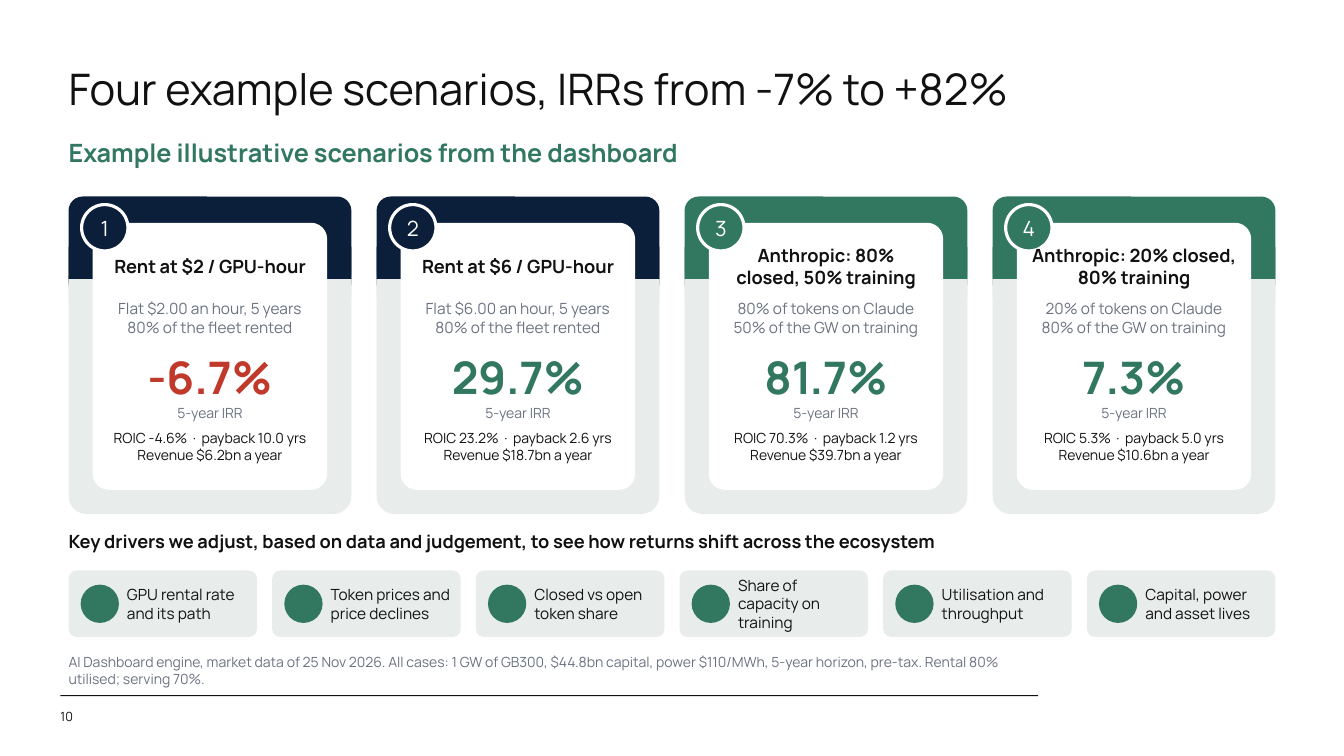
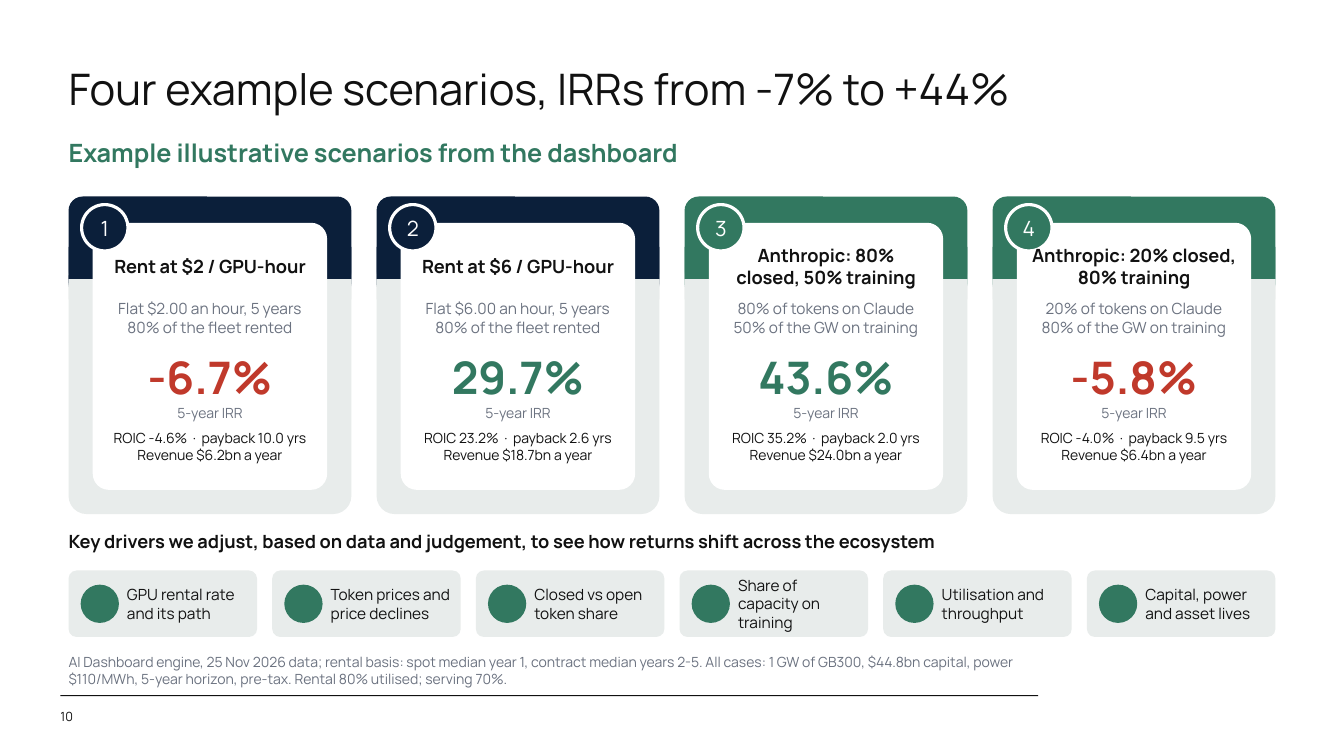
Before and after one commit to SystemCapital/AI-Dashboard, a slide deck: slide 10 of presentation/AI_Unit_Economics.pptx. Drawn at 1344x756 pixels with LibreOffice and Linux fonts; fonts in the diff are those of the drawing; background and template pictures are left out. Boxes give left, top, right and bottom in pixels: in the first picture for what was removed or moved away, otherwise in the second. Text is boxed around its words. In the diff, an @@ line names an element or a change of style, - is before the commit and + after.

```diff
--- a/presentation/AI_Unit_Economics.pptx
+++ b/presentation/AI_Unit_Economics.pptx
@@ title at (x1=69, y1=73, x2=1010, y2=116): text changed @@
-Four example scenarios, IRRs from -7% to +82%
+Four example scenarios, IRRs from -7% to +44%
@@ text at (x1=758, y1=361, x2=893, y2=395): text changed @@
-81.7%
+43.6%
@@ text at (x1=1071, y1=361, x2=1197, y2=395): text changed; text colour #327860 to #C0392B @@
-7.3%
+-5.8%
@@ text at (x1=732, y1=432, x2=919, y2=464): text changed @@
-ROIC 70.3% · payback 1.2 yrs
-Revenue $39.7bn a year
+ROIC 35.2% · payback 2.0 yrs
+Revenue $24.0bn a year
@@ text at (x1=1041, y1=432, x2=1227, y2=464): text changed @@
-ROIC 5.3% · payback 5.0 yrs
-Revenue $10.6bn a year
+ROIC -4.0% · payback 9.5 yrs
+Revenue $6.4bn a year
@@ text at (x1=69, y1=655, x2=1013, y2=688): text changed @@
-AI Dashboard engine, market data of 25 Nov 2026. All cases: 1 GW of GB300, $44.8bn capital, power $110/MWh, 5-year horizon, pre-tax. Rental 80% utilised; serving 70%.
+AI Dashboard engine, 25 Nov 2026 data; rental basis: spot median year 1, contract median years 2-5. All cases: 1 GW of GB300, $44.8bn capital, power $110/MWh, 5-year horizon, pre-tax. Rental 80% utilised; serving 70%.
```
Also in this commit, not shown: 8 other files.
